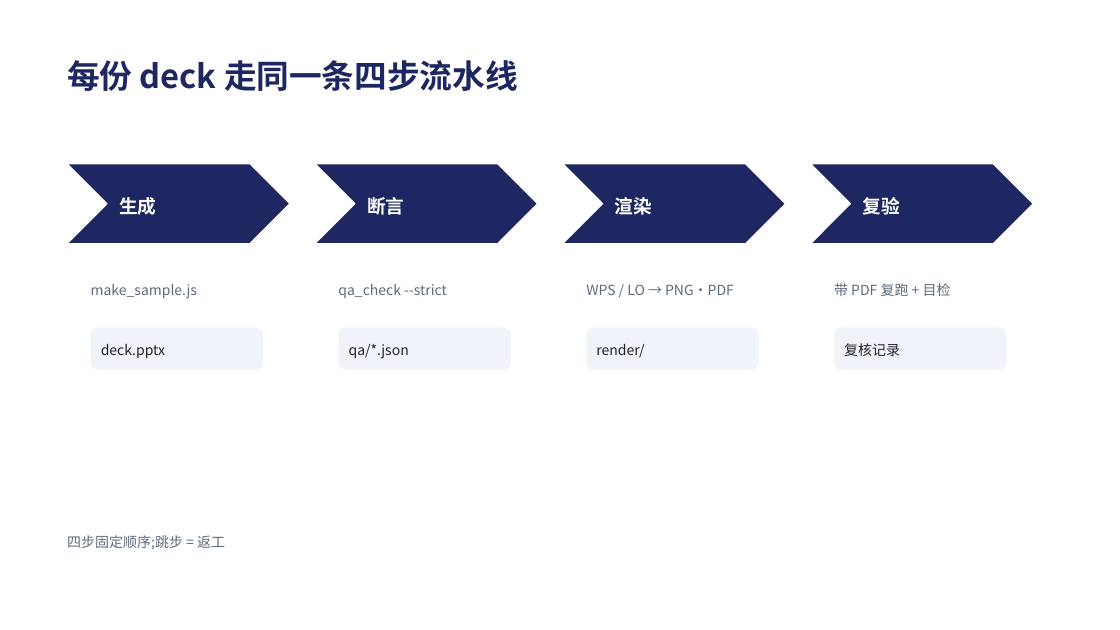
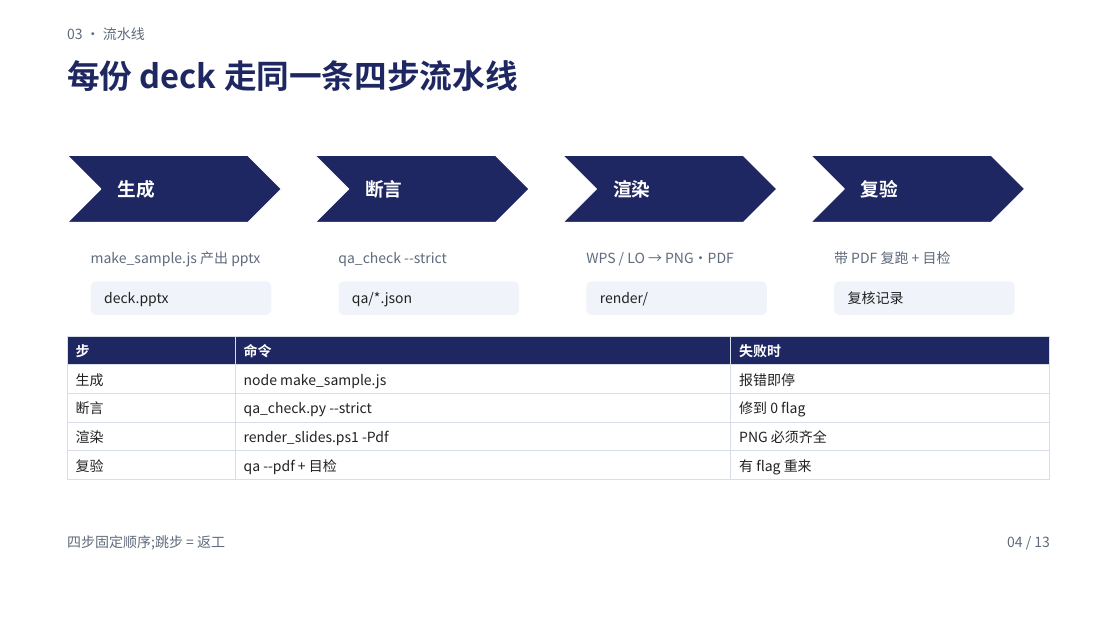
Before and after one commit to Tlaven/skill-repo, a slide deck: slide 4 of pptx-delivery/examples/acceptance-sample/deck.pptx (slide 5 before the commit). Drawn at 1120x630 pixels with LibreOffice and Linux fonts; fonts in the diff are those of the drawing. Boxes give left, top, right and bottom in pixels: in the first picture for what was removed or moved away, otherwise in the second. Text is boxed around its words. In the diff, an @@ line names an element or a change of style, - is before the commit and + after.

Commit message:
feat(pptx-delivery): 按作者语境重做示例——单页信息密度(13 页,每页 ≥3 模块)
- 纠正"丰富"的理解(脚手架 v0.1):丰富 = 单页组件密度 × 信息具体度(信息图 / 咨询 exhibit),
  不是"每页一个极简原型";新增通例 13、修订底层观察 5,标注作者二次指正为触发
- 示例重做:13 页,每页 ≥3 模块 —— 章节栏 + 页码 + 锚线之外,页内叠数字带 / 阈值来源栏 /
  图例 / 5 行命令表 / 标签层 / 6 个 KPI 瓦片 / VS 徽章 / 证据条 / 用法表 / 行动 chip;
  新增环形图(sharp 生成)与点阵纹理;数字随实际断言值更新(291 处对比度)
- validate PASSED;两层断言 0/0(13 页,C5 checked=291);CHECK.md 重写(模块组成表 + 13 页口径)
- 清理:柱图页已被环形图替代,移除孤儿资源 assets/chart-bars.png 与生成代码

```diff
--- a/pptx-delivery/examples/acceptance-sample/deck.pptx
+++ b/pptx-delivery/examples/acceptance-sample/deck.pptx
@@ text added at [67, 27, 145, 40], 12 pt, text #5F6B7C @@
+03 · 流水线
@@ chevron: place and size @@
-chevron at [67, 164, 290, 244]
+chevron at [67, 155, 281, 223]
@@ text "生成": place and size @@
-text "生成" at [119, 197, 156, 215]
+text "生成" at [118, 180, 155, 198]
@@ chevron: place and size @@
-chevron at [315, 164, 538, 244]
+chevron at [315, 155, 529, 223]
@@ text "断言": place and size @@
-text "断言" at [367, 197, 404, 215]
+text "断言" at [365, 180, 402, 198]
@@ chevron: place and size @@
-chevron at [563, 164, 786, 244]
+chevron at [563, 155, 777, 223]
@@ text "渲染": place and size @@
-text "渲染" at [615, 197, 652, 215]
+text "渲染" at [613, 180, 650, 198]
@@ chevron: place and size @@
-chevron at [811, 164, 1033, 244]
+chevron at [811, 155, 1025, 223]
@@ text "复验": place and size @@
-text "复验" at [863, 197, 900, 215]
+text "复验" at [861, 180, 898, 198]
@@ text "qa_check --strict": place and size @@
-text "qa_check --strict" at [338, 284, 447, 298]
+text "qa_check --strict" at [338, 252, 447, 266]
@@ text "WPS / LO → PNG·PDF": place and size @@
-text "WPS / LO → PNG·PDF" at [586, 284, 734, 295]
+text "WPS / LO → PNG·PDF" at [586, 252, 734, 263]
@@ text "带 PDF 复跑 + 目检": place and size @@
-text "带 PDF 复跑 + 目检" at [834, 283, 951, 296]
+text "带 PDF 复跑 + 目检" at [834, 251, 951, 264]
@@ text at [91, 251, 260, 267]: text changed @@
-make_sample.js
+make_sample.js 产出 pptx
@@ rounded rectangle: place and size @@
-rounded rectangle at [91, 328, 263, 370]
+rounded rectangle at [91, 281, 271, 315]
@@ text "deck.pptx": place and size @@
-text "deck.pptx" at [101, 344, 165, 359]
+text "deck.pptx" at [104, 292, 168, 307]
@@ rounded rectangle: place and size @@
-rounded rectangle at [339, 328, 511, 370]
+rounded rectangle at [339, 281, 519, 315]
@@ text "qa/*.json": place and size @@
-text "qa/*.json" at [349, 344, 409, 359]
+text "qa/*.json" at [352, 292, 412, 307]
@@ rounded rectangle: place and size @@
-rounded rectangle at [586, 328, 759, 370]
+rounded rectangle at [586, 281, 767, 315]
@@ text "render/": place and size @@
-text "render/" at [596, 344, 644, 358]
+text "render/" at [600, 292, 648, 306]
@@ rounded rectangle: place and size @@
-rounded rectangle at [834, 328, 1007, 370]
+rounded rectangle at [834, 281, 1015, 315]
@@ text "复核记录": place and size @@
-text "复核记录" at [844, 343, 900, 356]
+text "复核记录" at [848, 291, 904, 304]
@@ table added at [67, 336, 1050, 479], 5 rows, 3 columns @@
+步 | 命令 | 失败时
+生成 | node make_sample.js | 报错即停
+断言 | qa_check.py --strict | 修到 0 flag
+渲染 | render_slides.ps1 -Pdf | PNG 必须齐全
+复验 | qa --pdf + 目检 | 有 flag 重来
@@ text added at [1007, 536, 1050, 547], 12 pt, text #5F6B7C @@
+04 / 13
```
Also in this commit, not shown: 11 other slides changed, 1 slide added, 3 slides removed, 23 other files.
